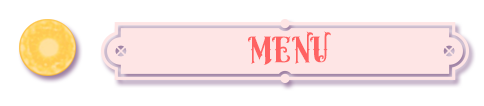
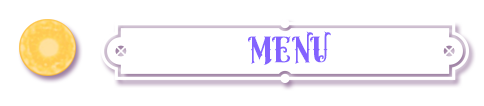
Layers edited between the first and the second (484, 106) image:
renamed "PLAY" to "MENU", painted on it over left=248, top=31, right=331, bottom=65
